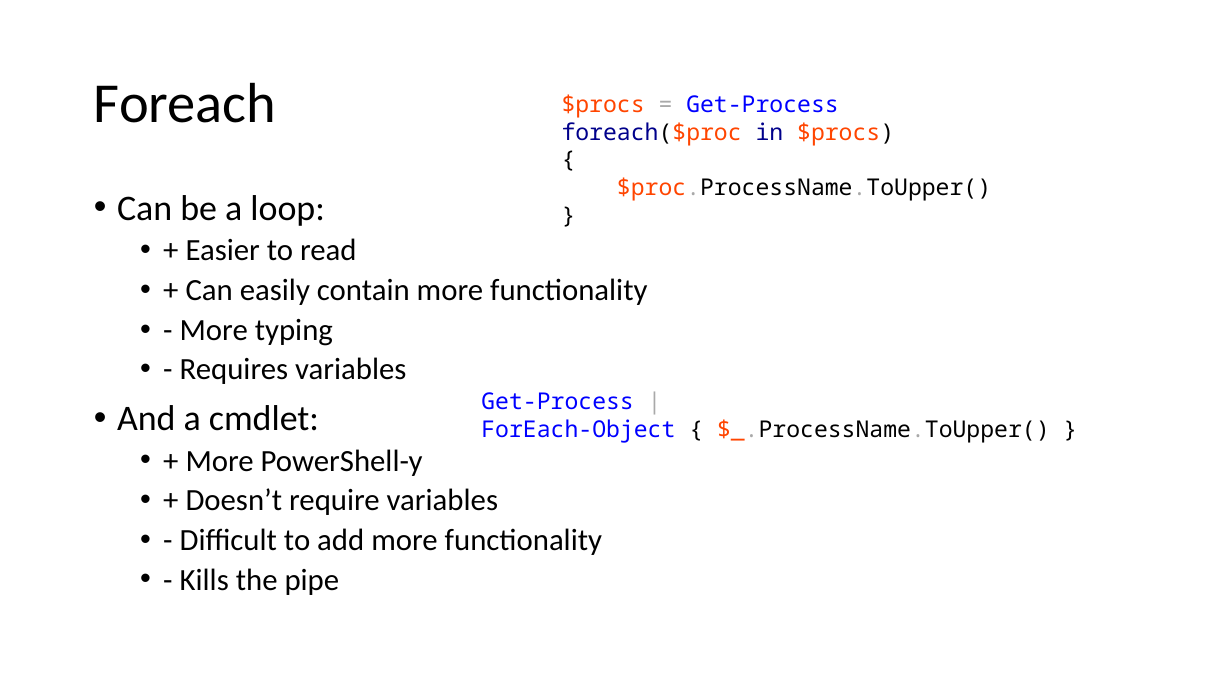
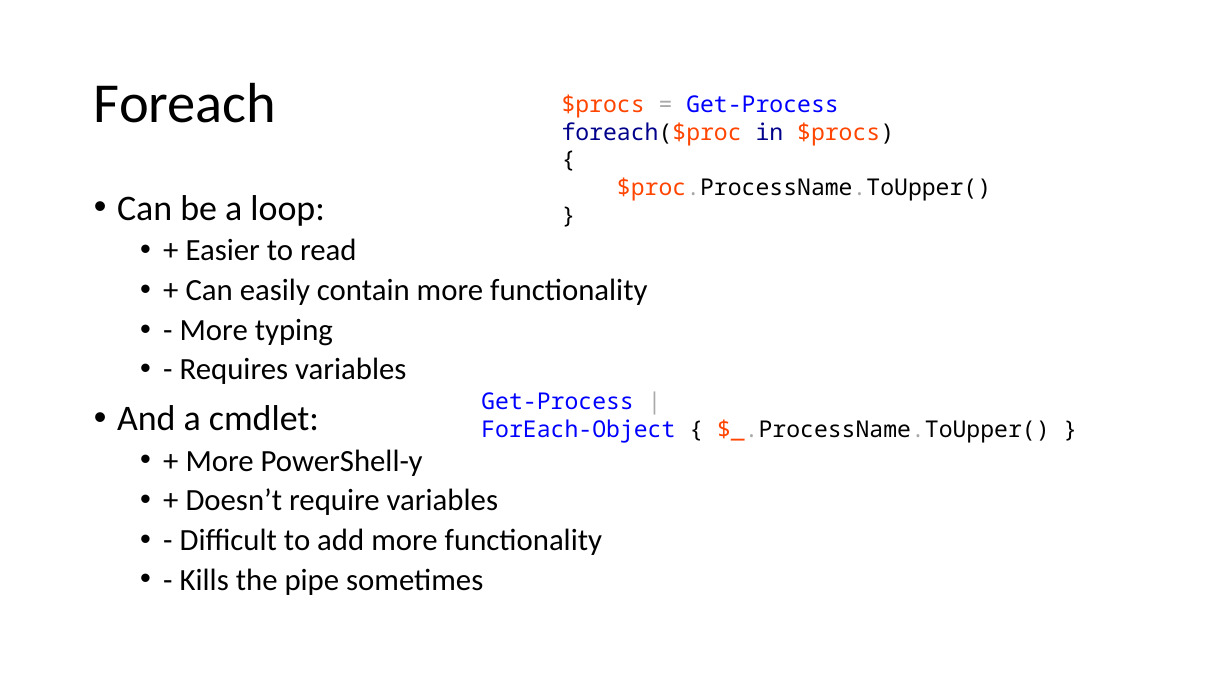
Before and after one commit to mjochen/PS-Basic-course, a slide deck: slide 37 of 2 - Scripting.pptx. Drawn at 1232x693 pixels with LibreOffice and Linux fonts; fonts in the diff are those of the drawing. Boxes give left, top, right and bottom in pixels: in the first picture for what was removed or moved away, otherwise in the second. Text is boxed around its words. In the diff, an @@ line names an element or a change of style, - is before the commit and + after.

```diff
--- a/2 - Scripting.pptx
+++ b/2 - Scripting.pptx
@@ text at box(180, 568, 483, 595): text changed @@
-  • - Kills the pipe
+  • - Kills the pipe sometimes
```
Also in this commit, not shown: 2 other files.
